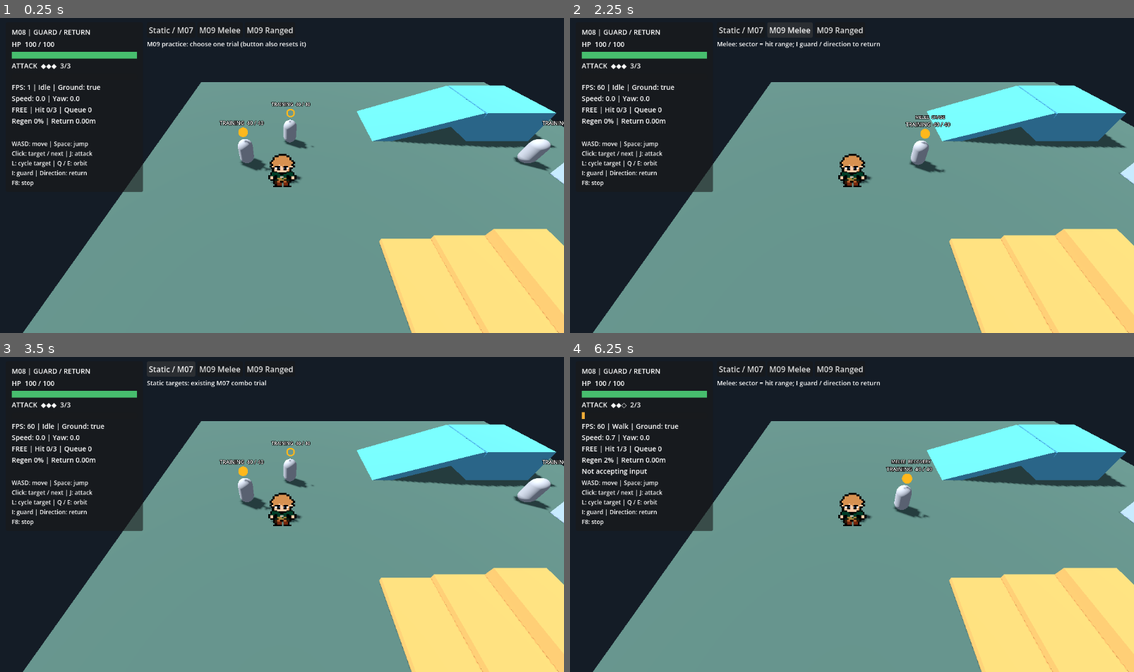
Above: before the commit, frames 1-4 (two rows, left to right).
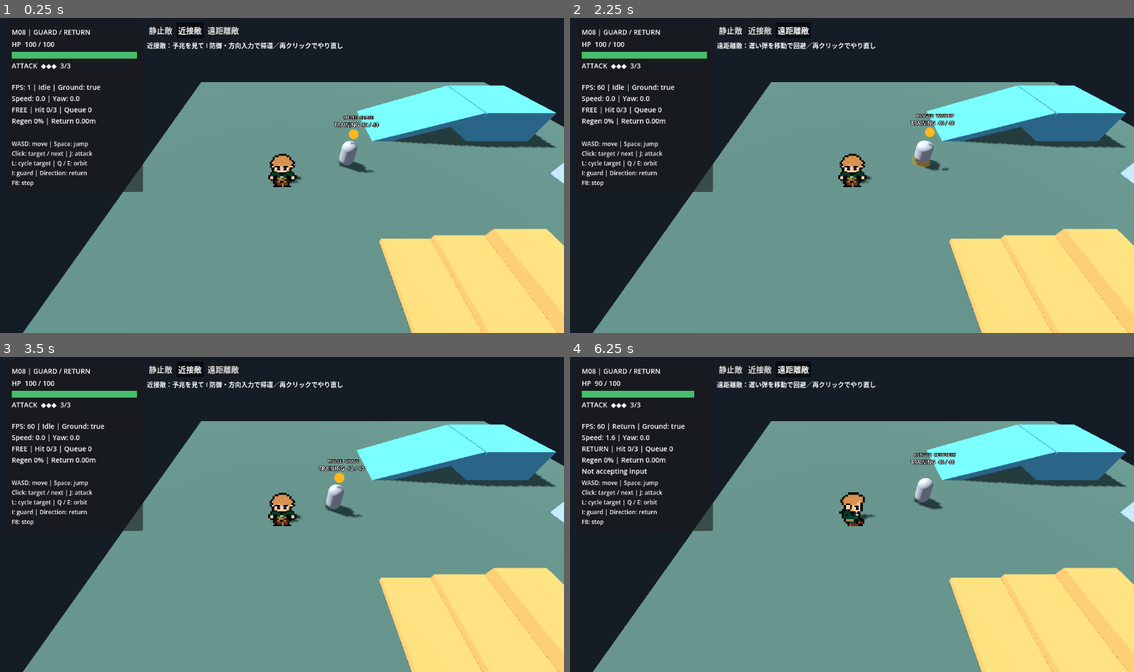
Above: after the commit, the same moments.

Repository: holy572782/forgotten-world
Game: Godot game, scene res://scenes/main.tscn
The game is run twice, just before and just after one commit, with the same random seed, the same clock (stepped at 60 frames per second) and the same inputs.
Inputs (mouse positions are in pixels of both pictures, inside the frame that each line leads up to):
- Up to frame 1 (0.25 s): no input
- Up to frame 2 (2.25 s): click (739, 30) at 0.5 s, where only the run before the commit has a clickable "Static / M07"; click (727, 30) at 1.25 s, where only the run after the commit has a clickable "静止敵"; click (789, 30) at 2 s, where only the run before the commit has a clickable "M09 Melee"
- Up to frame 3 (3.5 s): click (191, 369) at 2.75 s, where only the run after the commit has a clickable "近接敵"
- Up to frame 4 (6.25 s): click (840, 369) at 3.5 s, where only the run before the commit has a clickable "M09 Ranged"; click (795, 369) at 4.25 s, where only the run after the commit has a clickable "遠距離敵"; tap Enter at 5 s; move the mouse to (976, 498) at 5.02 s; hold D (move_right) 5.03-5.78 s; hold J (attack) 5.03-5.78 s; click (976, 498) at 5.17 s; tap Space (jump) at 5.27, 6.02 s; tap I (guard) at 5.3, 5.85 s; move the mouse to (739, 530) at 5.77 s; hold S (move_down) from 5.78 s (still down); click (739, 530) at 5.92 s; tap J (attack) at 6.05 s

The runs differ from the first frame. In frame 1, 2.6% of the frame differs, in the area x 26-100%, y 2-50%; in frame 2, 1.6%; in frame 3, 2.7%, in the area x 26-100%, y 1-52%; in frame 4, 2.6%.

Commit message:
M09: 起動時に近接敵を自動配置し試験切り替えを改善
試験ボタンを日本語化し、切り替え時の古い対象参照を修正。
起動・攻撃検査とM09の56項目が合格。手動確認待ち。

Diff:
--- a/scenes/main.tscn
+++ b/scenes/main.tscn
@@ -42,3 +42,4 @@
 
 [node name="PracticeSelector" type="CanvasLayer" parent="."]
 script = ExtResource("8_practice")
+initial_mode = 1
--- a/scripts/combat/targetable.gd
+++ b/scripts/combat/targetable.gd
@@ -25,7 +25,7 @@
 	_update_label(health.current_hp, health.max_hp)
 
 func alive() -> bool:
-	return is_instance_valid(health) and health.current_hp > 0.0 and is_visible_in_tree()
+	return is_inside_tree() and not is_queued_for_deletion() and is_instance_valid(health) and health.current_hp > 0.0 and is_visible_in_tree()
 
 func accepts_click(collider: CollisionObject3D) -> bool:
 	if collider == marker:
--- a/scripts/enemies/practice_selector.gd
+++ b/scripts/enemies/practice_selector.gd
@@ -1,9 +1,11 @@
 extends CanvasLayer
 ## Test-map-only modes. Explicit buttons restart a trial; no in-game respawn system.
 const EnemyScene = preload("res://scenes/enemies/practice_enemy.tscn")
+@export_enum("Static", "Melee", "Ranged") var initial_mode := 0
 var active_enemy: CharacterBody3D
 var mode := 0
 var status: Label
+var buttons: Array[Button] = []
 
 func _ready() -> void:
 	var panel := VBoxContainer.new()
@@ -13,25 +15,33 @@
 	panel.add_child(row)
 	for index in range(3):
 		var button := Button.new()
-		button.text = ["Static / M07", "M09 Melee", "M09 Ranged"][index]
+		button.text = ["静止敵", "近接敵", "遠距離敵"][index]
+		button.toggle_mode = true
 		button.focus_mode = Control.FOCUS_NONE
 		button.pressed.connect(select_mode.bind(index))
 		row.add_child(button)
+		buttons.append(button)
 	status = Label.new()
-	status.text = "M09 practice: choose one trial (button also resets it)"
+	status.text = "静止敵：攻撃しません。近接敵・遠距離敵で戦闘を試せます"
 	status.add_theme_font_size_override("font_size", 13)
 	panel.add_child(status)
+	buttons[0].set_pressed_no_signal(true)
+	# Parent main finishes player/camera wiring before the first trial is reset.
+	if initial_mode != 0: select_mode.call_deferred(initial_mode)
 
 func select_mode(next: int) -> void:
 	var main := get_parent()
 	var player: CharacterBody3D = main.get_node("Player")
 	player.combat.cancel()
+	player.combat.selected_target = null
 	if is_instance_valid(active_enemy):
 		active_enemy.clear_shots()
+		active_enemy.hide() # Invalidate an old selection before detaching its Targetable.
 		main.remove_child(active_enemy)
 		active_enemy.queue_free()
 	active_enemy = null
 	mode = next
+	for index in range(buttons.size()): buttons[index].set_pressed_no_signal(index == mode)
 	for child in main.get_children():
 		if child is StaticBody3D and child.has_node("Targetable"):
 			child.visible = mode == 0
@@ -51,4 +61,4 @@
 		active_enemy.player = player
 		active_enemy.position = Vector3(-2, 0, -2)
 		main.add_child(active_enemy)
-	status.text = ["Static targets: existing M07 combo trial", "Melee: sector = hit range; I guard / direction to return", "Ranged: slow straight shot; WASD to sidestep / I guard"][mode]
+	status.text = ["静止敵：連撃の確認用（攻撃しません）", "近接敵：予兆を見て I 防御・方向入力で帰還／再クリックでやり直し", "遠距離敵：遅い弾を移動で回避／再クリックでやり直し"][mode]
--- a/tests/fixtures/combat_scene.gd
+++ b/tests/fixtures/combat_scene.gd
@@ -2,6 +2,7 @@
 ## Fixed combat test geometry, independent of the editable F5 practice layout.
 static func create() -> Node3D:
 	var scene := load("res://scenes/main.tscn").instantiate() as Node3D
+	scene.get_node("PracticeSelector").initial_mode = 0 # Legacy combat trials use stationary targets.
 	scene.get_node("TrainingEnemy").position = Vector3(-3,0,-2)
 	scene.get_node("TrainingEnemySecond").position = Vector3(-8,0,-2)
 	scene.get_node("TrainingEnemyThird").position = Vector3(-5.5,0,-4)
--- a/tests/m01_terrain.gd
+++ b/tests/m01_terrain.gd
@@ -11,6 +11,7 @@
 
 func _run() -> void:
 	var main := load("res://scenes/main.tscn").instantiate() as Node3D
+	main.get_node("PracticeSelector").initial_mode = 0 # Isolate this legacy trial from the F5 enemy.
 	# Probe coordinates below refer to the original M01 fixture.
 	main.get_node("TestArena").transform = Transform3D.IDENTITY
 	root.add_child(main)
--- a/tests/m02_movement.gd
+++ b/tests/m02_movement.gd
@@ -17,6 +17,7 @@
 
 func _run() -> void:
 	main = load("res://scenes/main.tscn").instantiate()
+	main.get_node("PracticeSelector").initial_mode = 0 # Isolate this legacy trial from the F5 enemy.
 	# Fixed fixture coordinates; do not change the saved arena placement.
 	main.get_node("TestArena").transform = Transform3D.IDENTITY
 	player = main.get_node("Player")
--- a/tests/m03_jump.gd
+++ b/tests/m03_jump.gd
@@ -13,6 +13,7 @@
 
 func _run() -> void:
 	main = load("res://scenes/main.tscn").instantiate()
+	main.get_node("PracticeSelector").initial_mode = 0 # Isolate this legacy trial from the F5 enemy.
 	# Fixed fixture coordinates; do not change the saved arena placement.
 	main.get_node("TestArena").transform = Transform3D.IDENTITY
 	root.add_child(main)
--- a/tests/m03_keyboard.gd
+++ b/tests/m03_keyboard.gd
@@ -13,6 +13,7 @@
 
 func _run() -> void:
 	main = load("res://scenes/main.tscn").instantiate()
+	main.get_node("PracticeSelector").initial_mode = 0 # Isolate this legacy trial from the F5 enemy.
 	# Fixed fixture coordinates; do not change the saved arena placement.
 	if not "--diagnose" in OS.get_cmdline_user_args():
 		main.get_node("TestArena").transform = Transform3D.IDENTITY
--- a/tests/m04_camera.gd
+++ b/tests/m04_camera.gd
@@ -15,6 +15,7 @@
 func _run() -> void:
 	capture = "--capture" in OS.get_cmdline_user_args()
 	main = load("res://scenes/main.tscn").instantiate()
+	main.get_node("PracticeSelector").initial_mode = 0 # Isolate this legacy trial from the F5 enemy.
 	# Fixed M01 fixture coordinates, independent of editor placement of the arena.
 	main.get_node("TestArena").transform = Transform3D.IDENTITY
 	if "--legacy" in OS.get_cmdline_user_args():
--- a/tests/m04_occlusion.gd
+++ b/tests/m04_occlusion.gd
@@ -8,6 +8,7 @@
 func _run() -> void:
 	capture = "--capture" in OS.get_cmdline_user_args()
 	main = load("res://scenes/main.tscn").instantiate()
+	main.get_node("PracticeSelector").initial_mode = 0 # Isolate this legacy trial from the F5 enemy.
 	# Fixed M01 fixture coordinates, independent of editor placement of the arena.
 	main.get_node("TestArena").transform = Transform3D.IDENTITY
 	root.add_child(main)
--- a/tests/m05_animations.gd
+++ b/tests/m05_animations.gd
@@ -5,6 +5,7 @@
 	capture = "--capture" in OS.get_cmdline_user_args()
 	Engine.max_fps = 60
 	main = load("res://scenes/main.tscn").instantiate()
+	main.get_node("PracticeSelector").initial_mode = 0 # Isolate this legacy trial from the F5 enemy.
 	main.get_node("TestArena").transform = Transform3D.IDENTITY
 	root.add_child(main)
 	player = main.get_node("Player")
--- a/tests/m05_hud.gd
+++ b/tests/m05_hud.gd
@@ -7,6 +7,7 @@
 	capture = "--capture" in OS.get_cmdline_user_args()
 	Engine.max_fps = 60
 	main = load("res://scenes/main.tscn").instantiate()
+	main.get_node("PracticeSelector").initial_mode = 0 # Isolate this legacy trial from the F5 enemy.
 	main.get_node("TestArena").transform = Transform3D.IDENTITY
 	_legacy_player(main.get_node("Player"))
 	var old_hud = main.get_node("HUD")
--- a/tests/m08_guard_sprite.gd
+++ b/tests/m08_guard_sprite.gd
@@ -13,6 +13,7 @@
 	root.size = Vector2i(960, 720)
 	Engine.max_fps = 60
 	var main = load("res://scenes/main.tscn").instantiate()
+	main.get_node("PracticeSelector").initial_mode = 0 # Isolate this legacy trial from the F5 enemy.
 	main.get_node("TestArena").transform = Transform3D.IDENTITY
 	root.add_child(main)
 	var player = main.get_node("Player")
--- /dev/null
+++ b/tests/m09_startup.gd
@@ -0,0 +1,66 @@
+extends SceneTree
+## Exercise the real F5 defaults and GUI buttons, rather than an isolated fixture.
+var failures: Array[String] = []
+var main: Node3D
+
+func _initialize() -> void:
+	call_deferred("_run")
+
+func _check(ok: bool, message: String) -> void:
+	if not ok: failures.append(message)
+
+func _ticks(count: int) -> void:
+	for i in range(count):
+		await physics_frame
+		await process_frame
+
+func _click(button: Button) -> void:
+	var event := InputEventMouseButton.new()
+	event.button_index = MOUSE_BUTTON_LEFT
+	event.position = button.get_global_rect().get_center()
+	event.pressed = true
+	Input.parse_input_event(event)
+	Input.flush_buffered_events()
+	event = event.duplicate()
+	event.pressed = false
+	Input.parse_input_event(event)
+	Input.flush_buffered_events()
+	await _ticks(3)
+
+func _run() -> void:
+	root.size = Vector2i(1152,720)
+	Engine.max_fps = 60
+	main = load("res://scenes/main.tscn").instantiate()
+	root.add_child(main)
+	await _ticks(5)
+	var selector = main.get_node("PracticeSelector")
+	var player: CharacterBody3D = main.get_node("Player")
+	_check(selector.mode == 1 and is_instance_valid(selector.active_enemy), "F5 automatically creates melee enemy")
+	_check(not main.get_node("TrainingEnemy").visible, "stationary enemies isolated at startup")
+	var ai: CharacterBody3D = selector.active_enemy
+	var home: Vector3 = ai.global_position
+	await _ticks(180)
+	_check(ai.global_position.distance_to(home) > 1.0 and ai.attack_count >= 1, "default enemy approaches and attacks without pressing trial buttons")
+	player.reset_motion(ai.global_position + ai.facing * 1.2)
+	var health: HealthComponent = player.get_node("HealthComponent")
+	var before := health.current_hp
+	for i in range(240):
+		if health.current_hp < before: break
+		await _ticks(1)
+	_check(is_equal_approx(before - health.current_hp,10), "default enemy really damages player in hit range")
+	if "--capture" in OS.get_cmdline_user_args():
+		await RenderingServer.frame_post_draw
+		root.get_texture().get_image().save_png("res://.godot/m09_startup_melee.png")
+	await _click(selector.buttons[2])
+	_check(selector.mode == 2 and selector.buttons[2].button_pressed, "Japanese ranged GUI button activates ranged trial")
+	_check(not player.combat.is_busy() and health.current_hp == 100, "trial GUI resets without a player attack")
+	await _ticks(150)
+	_check(selector.active_enemy.attack_count >= 1, "ranged trial actually fires")
+	await _click(selector.buttons[0])
+	_check(selector.mode == 0 and not is_instance_valid(selector.active_enemy) and main.get_node("TrainingEnemy").visible, "Japanese static GUI button restores legacy trial")
+	main.queue_free()
+	await _ticks(3)
+	if failures.is_empty(): print("M09 STARTUP PASS: default enemy attacks, GUI switches and resets")
+	else:
+		for failure in failures: push_error(failure)
+	quit(0 if failures.is_empty() else 1)
--- a/tests/player_walk.gd
+++ b/tests/player_walk.gd
@@ -8,6 +8,7 @@
 	capture = "--capture" in OS.get_cmdline_user_args()
 	Engine.max_fps = 60
 	main = load("res://scenes/main.tscn").instantiate()
+	main.get_node("PracticeSelector").initial_mode = 0 # Isolate this legacy trial from the F5 enemy.
 	main.get_node("TestArena").transform = Transform3D.IDENTITY
 	root.add_child(main)
 	player = main.get_node("Player")
--- a/tests/player_wall_depth.gd
+++ b/tests/player_wall_depth.gd
@@ -5,6 +5,7 @@
 	capture = "--capture" in OS.get_cmdline_user_args()
 	Engine.max_fps = 60
 	main = load("res://scenes/main.tscn").instantiate()
+	main.get_node("PracticeSelector").initial_mode = 0 # Isolate this legacy trial from the F5 enemy.
 	main.get_node("TestArena").transform = Transform3D.IDENTITY
 	root.add_child(main)
 	# Isolate the 3D pixel comparison from the live FPS/debug HUD.
Not shown, added: tests/m09_startup.gd.uid
Not shown, changed: docs/08_DECISIONS.md
Not shown, changed: docs/12_TEST_PLAN.md
Not shown, changed: docs/DEVELOPMENT_STATUS.md
Not shown, changed: docs/m09_enemy_combat_audit.md
